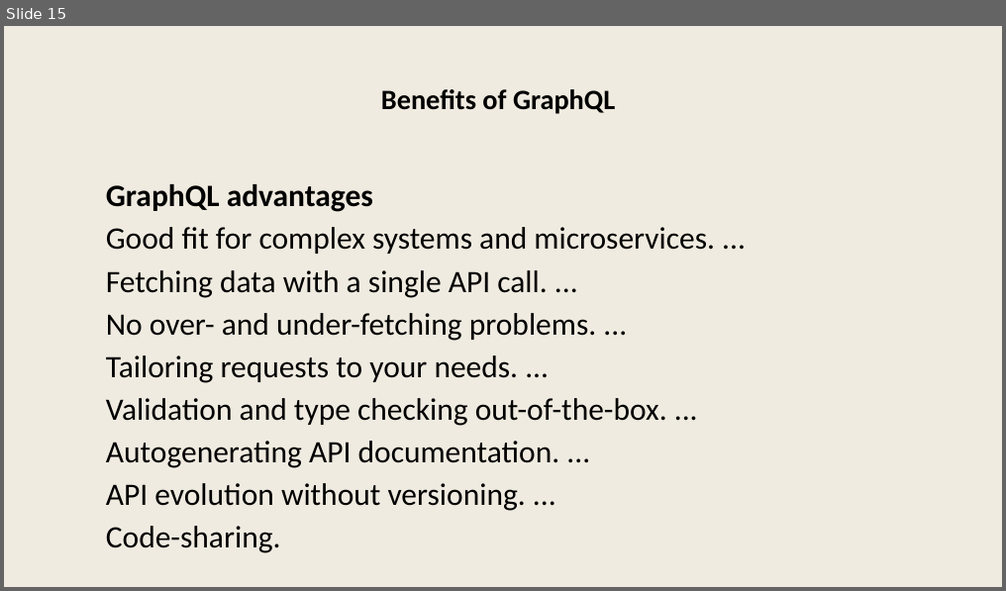
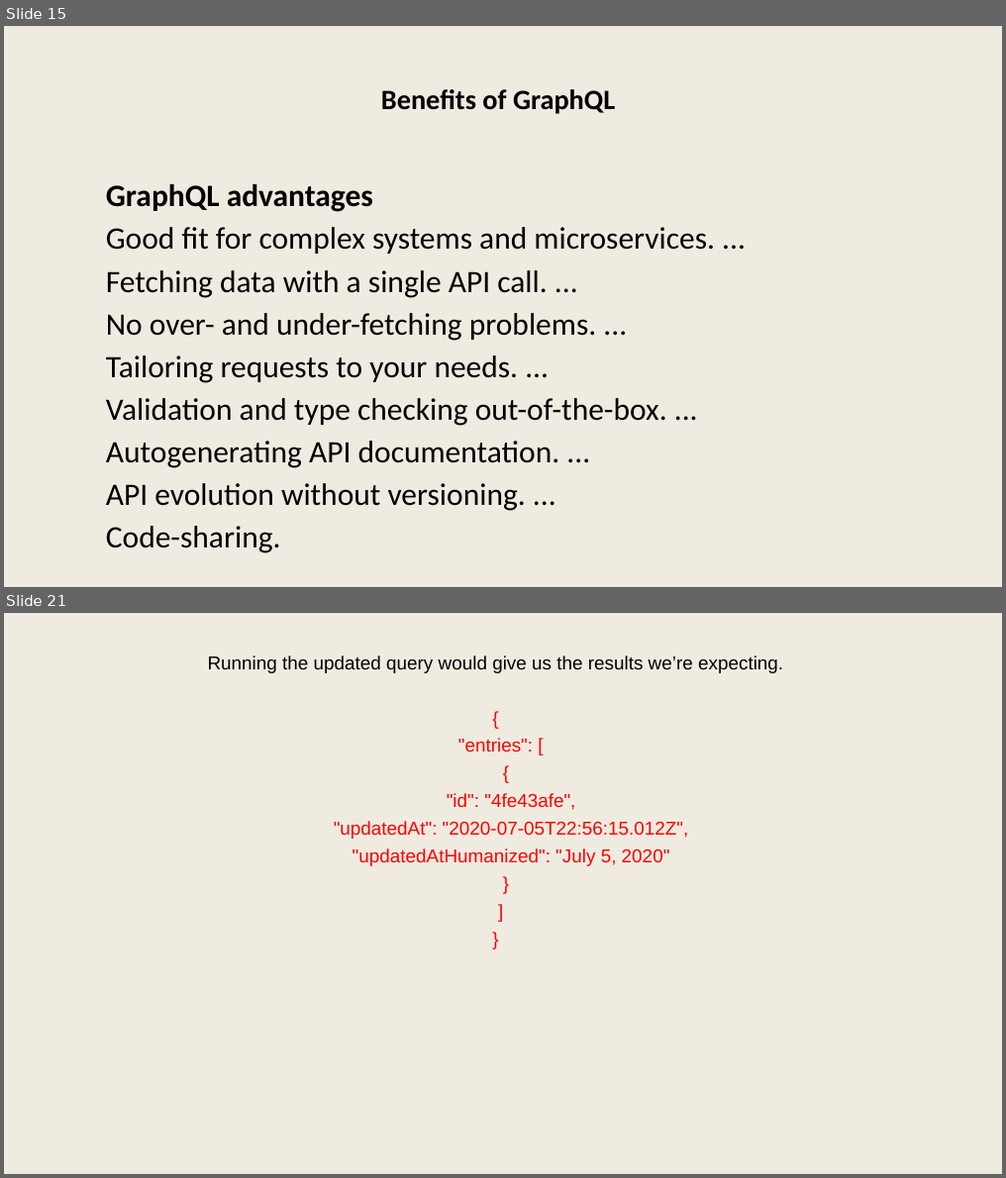
Before and after one commit to dameeta/graphql, a slide deck: graphql.pptx. Shown one above the other, each under a label of ours: slide 15 before the commit, slides 15 and 21 after it; the slides between them are not shown. The pictures are 1006x591 and 1006x1178 pixels, drawn with LibreOffice and Linux fonts; fonts in the diff are those of the drawing. Boxes give left, top, right and bottom in pixels: in the first picture for what was removed or moved away, otherwise in the second. Text is boxed around its words. In the diff, an @@ line names an element or a change of style, - is before the commit and + after.

```diff
--- a/graphql.pptx
+++ b/graphql.pptx
@@ slide 21 added at [4,613,1002,1174], background #F0EBE0 @@
@@ text added at [208,656,783,866], 36 pt, text #FF0000 @@
+Running the updated query would give us the results we’re expecting.
+{
+"entries": [
+{
+"id": "4fe43afe",
+"updatedAt": "2020-07-05T22:56:15.012Z",
+"updatedAtHumanized": "July 5, 2020"
+}
+]
+}
```
Also in this commit, not shown: 2 slides changed, 38 other slides added, 1 other file.
